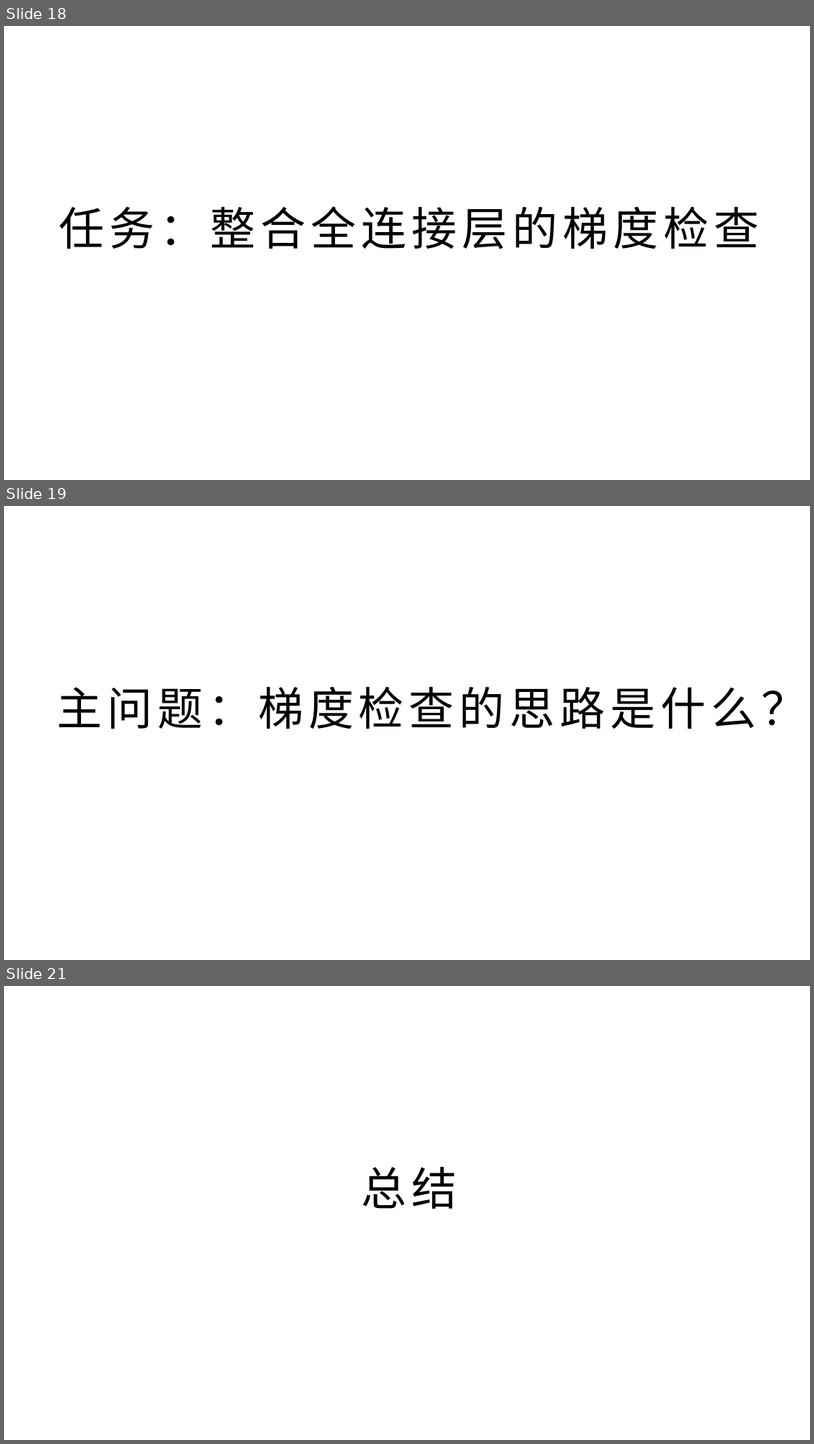
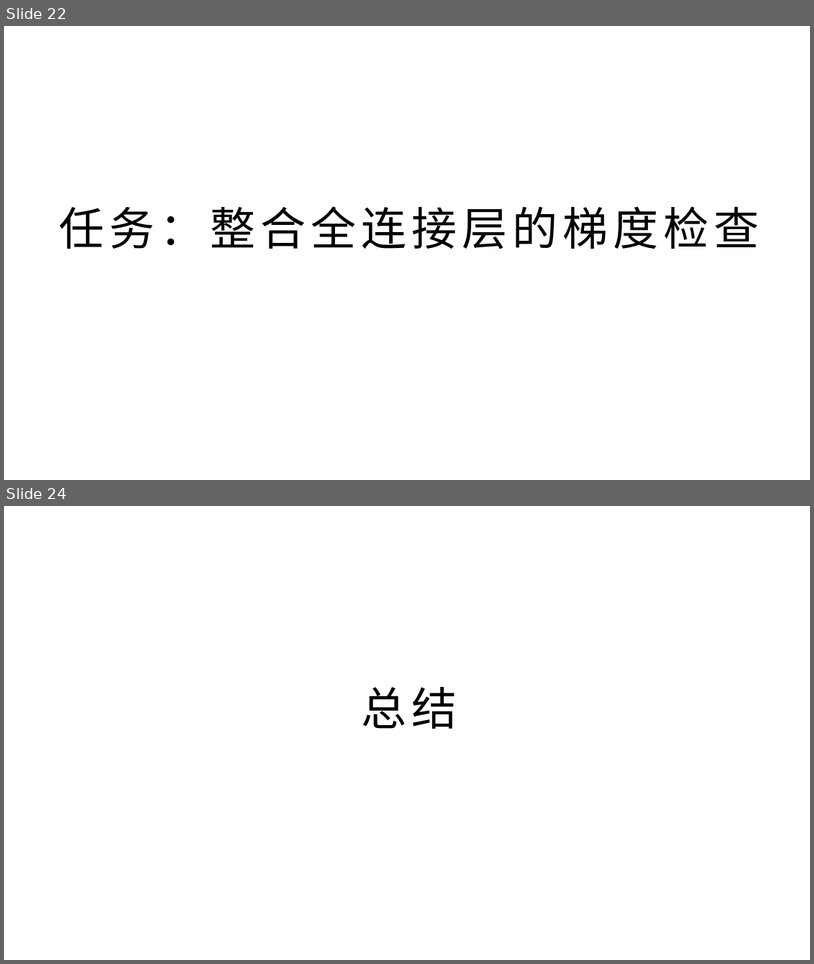
Before and after one commit to yyc-git/DeepLearningEdu, a slide deck: lessons/4_gradient_check/ppt/全连接层的梯度检查.pptx. Shown one above the other, each under a label of ours: slides 18, 19 and 21 before the commit, slides 22 and 24 after it; the slides between them are not shown. The pictures are 814x1444 and 814x964 pixels, drawn with LibreOffice and Linux fonts; fonts in the diff are those of the drawing; background and template pictures are left out. Boxes give left, top, right and bottom in pixels: in the first picture for what was removed or moved away, otherwise in the second. Text is boxed around its words. In the diff, an @@ line names an element or a change of style, - is before the commit and + after.

```diff
--- a/lessons/4_gradient_check/ppt/全连接层的梯度检查.pptx
+++ b/lessons/4_gradient_check/ppt/全连接层的梯度检查.pptx
@@ slide 19 removed at bbox=[4, 506, 810, 960], background picture (left out) @@
@@ title removed at bbox=[57, 686, 807, 728] @@
-主问题：梯度检查的思路是什么？
@@ what was slide 18 is now slide 22 @@
@@ what was slide 21 is now slide 24 @@
```
Also in this commit, not shown: 6 slides changed, 4 slides added, 1 other file.
